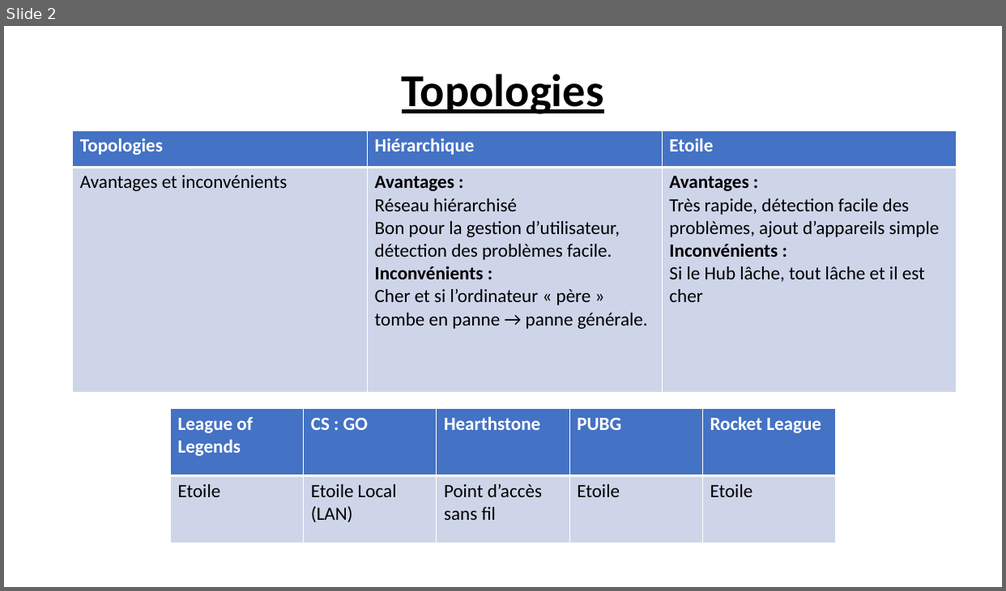
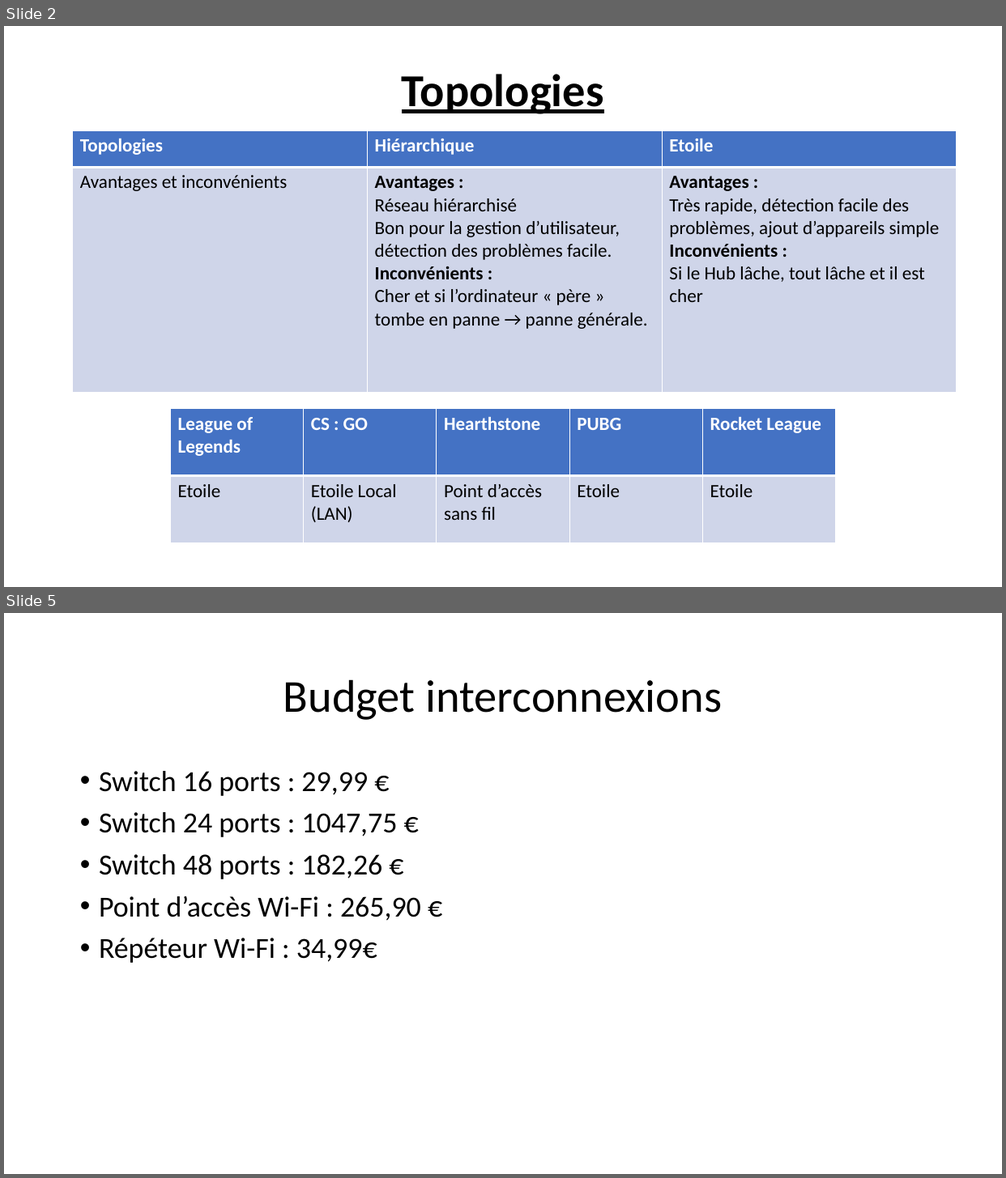
Before and after one commit to Exia-Jellyfish/UE-2-Ces-Esport-GRP1, a slide deck: Projet_Réseau/Projet 2.pptx. Shown one above the other, each under a label of ours: slide 2 before the commit, slides 2 and 5 after it; the slides between them are not shown. The pictures are 1006x591 and 1006x1178 pixels, drawn with LibreOffice and Linux fonts; fonts in the diff are those of the drawing. Boxes give left, top, right and bottom in pixels: in the first picture for what was removed or moved away, otherwise in the second. Text is boxed around its words. In the diff, an @@ line names an element or a change of style, - is before the commit and + after.

Commit message:
Interco matos

```diff
--- a/Projet_Réseau/Projet 2.pptx
+++ b/Projet_Réseau/Projet 2.pptx
@@ slide 5 added at [4, 613, 1002, 1174], background #FFFFFF @@
@@ title added at [283, 679, 722, 720], 44 pt, text #000000 @@
+Budget interconnexions
@@ text added at [99, 771, 421, 963], 28 pt, text #000000 @@
+• Switch 16 ports : 29,99 €
+• Switch 24 ports : 1047,75 €
+• Switch 48 ports : 182,26 €
+• Point d’accès Wi-Fi : 265,90 €
+• Répéteur Wi-Fi : 34,99€
```
Also in this commit, not shown: 2 other slides added, 1 slide removed, 1 other file.
